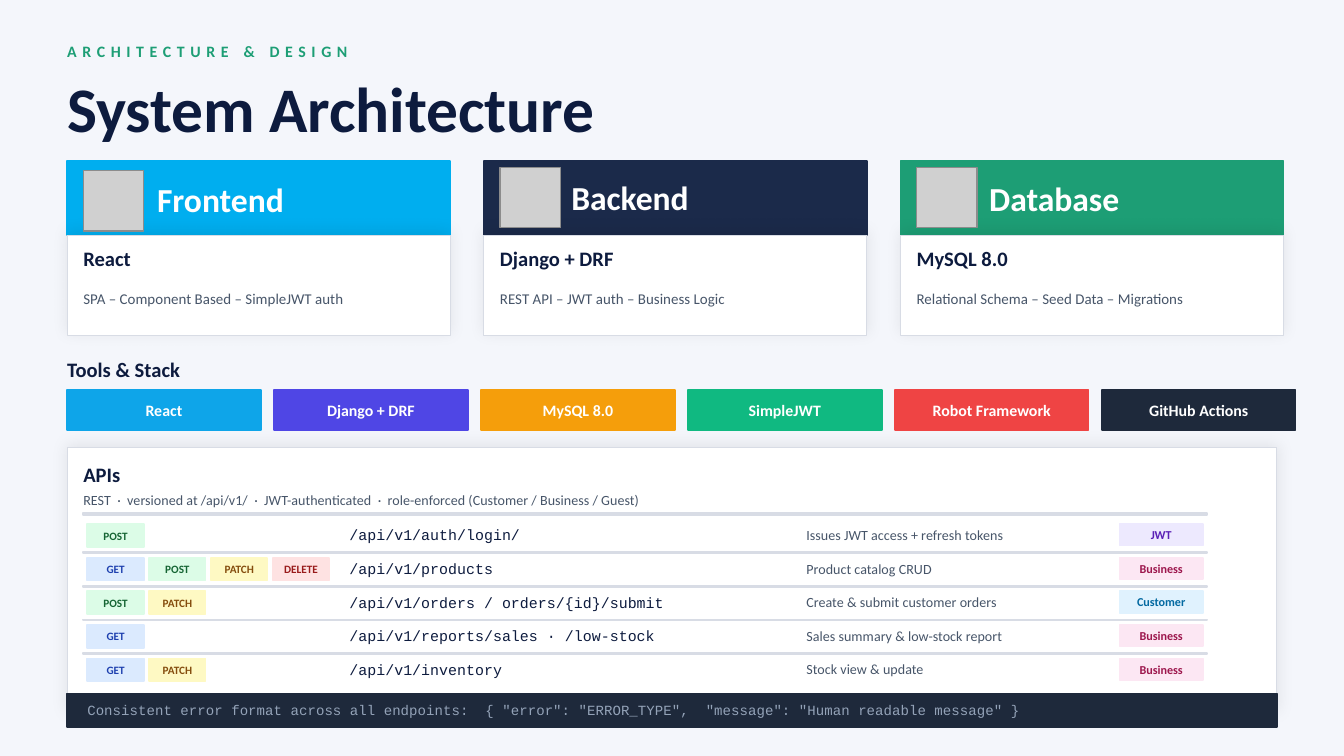
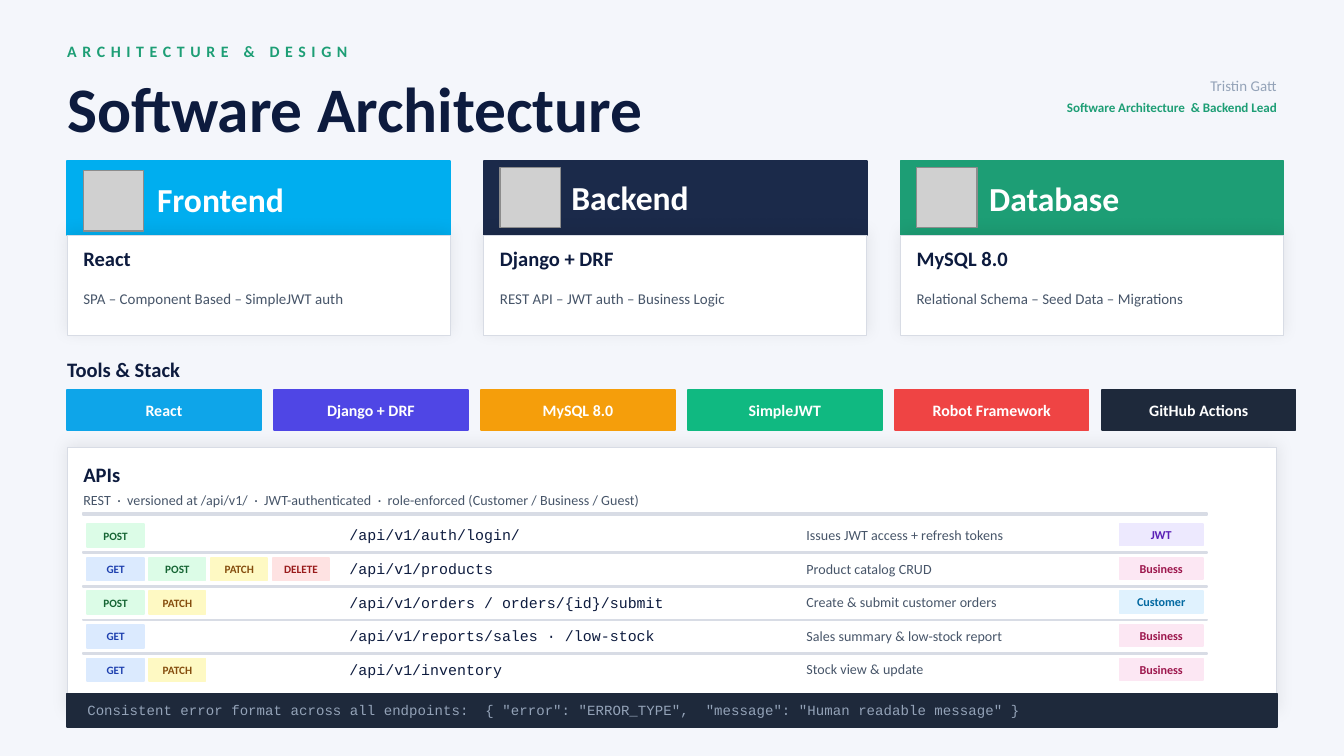
Before and after one commit to RachelMizer/ProjectOrderly, a slide deck: slide 10 of docs/Deliverables/Orderly_Slides.pptx (slide 5 before the commit). Drawn at 1344x756 pixels with LibreOffice and Linux fonts; fonts in the diff are those of the drawing; grey boxes stand for pictures. Boxes give left, top, right and bottom in pixels: in the first picture for what was removed or moved away, otherwise in the second. Text is boxed around its words. In the diff, an @@ line names an element or a change of style, - is before the commit and + after.

```diff
--- a/docs/Deliverables/Orderly_Slides.pptx
+++ b/docs/Deliverables/Orderly_Slides.pptx
@@ text at <box>67,87,642,133</box>: text changed @@
-System Architecture
+Software Architecture
@@ text added at <box>1210,81,1277,91</box>, 8 pt, text #94A3B8 @@
+Tristin Gatt
@@ text added at <box>1067,103,1276,112</box>, 7 pt, text #1D9E75, bold @@
+Software Architecture & Backend Lead
```
Also in this commit, not shown: 9 other slides changed, 3 slides added.
